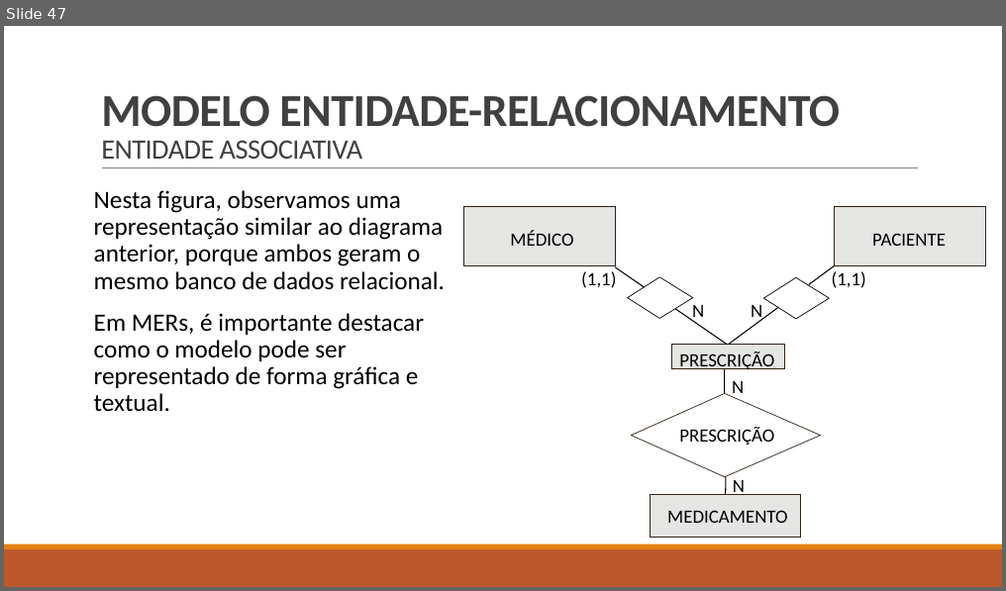
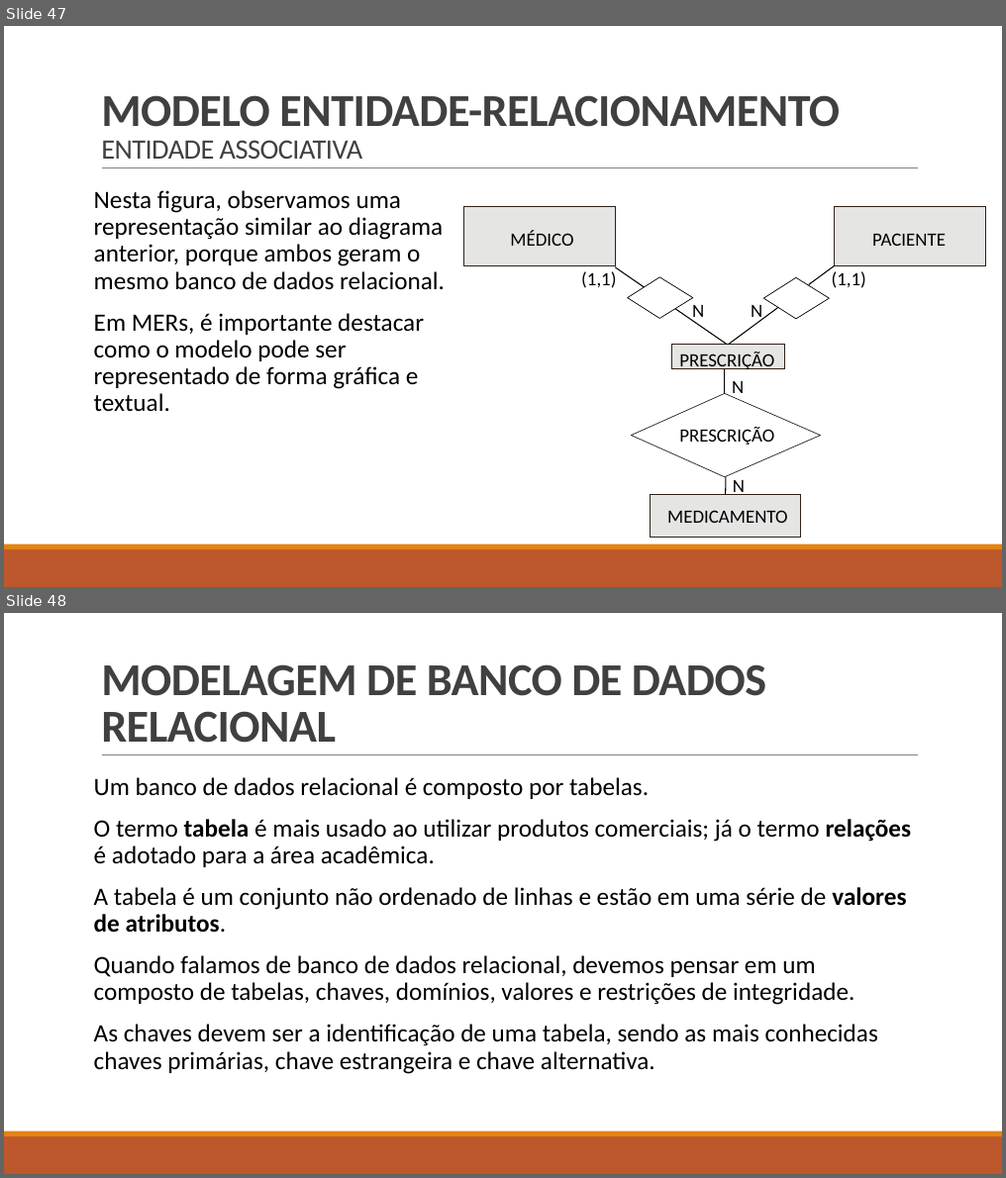
Before and after one commit to LucasHerculanoAmaro/Minhas-Aulas, a slide deck: Euripedes Simões de Paula/Banco de Dados/Aula 5/Projeto de banco de dados.pptx. Shown one above the other, each under a label of ours: slide 47 before the commit, slides 47 and 48 after it. The pictures are 1006x591 and 1006x1178 pixels, drawn with LibreOffice and Linux fonts; fonts in the diff are those of the drawing. Boxes give left, top, right and bottom in pixels: in the first picture for what was removed or moved away, otherwise in the second. Text is boxed around its words. In the diff, an @@ line names an element or a change of style, - is before the commit and + after.

```diff
--- a/Euripedes Simões de Paula/Banco de Dados/Aula 5/Projeto de banco de dados.pptx
+++ b/Euripedes Simões de Paula/Banco de Dados/Aula 5/Projeto de banco de dados.pptx
@@ slide 48 added at [4, 613, 1002, 1174], background #FFFFFF; not listed: 3 template elements that a slide beside it also shows @@
@@ title added at [101, 664, 766, 743], 44 pt, text #404040, bold @@
+MODELAGEM DE BANCO DE DADOS RELACIONAL
@@ text added at [94, 770, 918, 1129], fill #FFFFFF, outline #FFFFFF 1.25 pt, 24 pt, text #000000 @@
+Um banco de dados relacional é composto por tabelas.
+O termo tabela é mais usado ao utilizar produtos comerciais; já o termo relações é adotado para a área acadêmica.
+A tabela é um conjunto não ordenado de linhas e estão em uma série de valores de atributos.
+Quando falamos de banco de dados relacional, devemos pensar em um composto de tabelas, chaves, domínios, valores e restrições de integridade.
+As chaves devem ser a identificação de uma tabela, sendo as mais conhecidas chaves primárias, chave estrangeira e chave alternativa.
```
Also in this commit, not shown: 3 other slides added.
